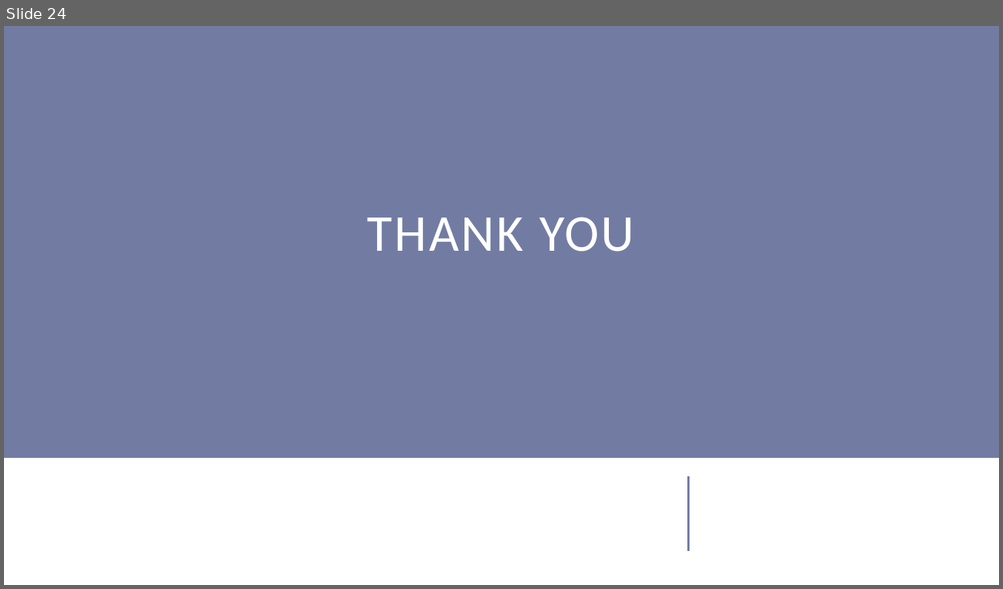
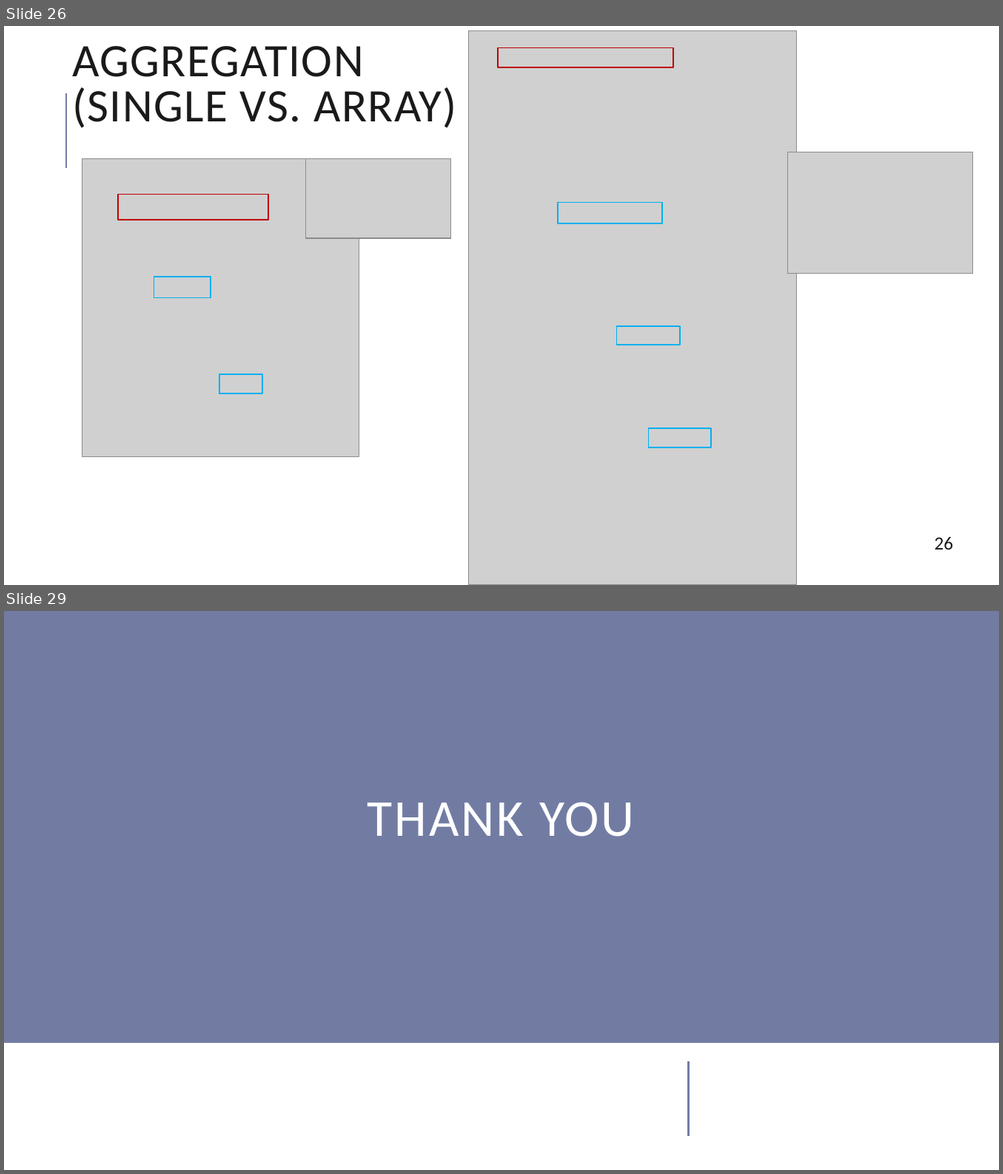
Before and after one commit to emaneng/mylegacy-oop-cpp, a slide deck: slides/1_Class Relations (Single & Arr Var).pptx. Shown one above the other, each under a label of ours: slide 24 before the commit, slides 26 and 29 after it; the slides between them are not shown. The pictures are 1003x589 and 1003x1174 pixels, drawn with LibreOffice and Linux fonts; fonts in the diff are those of the drawing; grey boxes stand for pictures. Boxes give left, top, right and bottom in pixels: in the first picture for what was removed or moved away, otherwise in the second. Text is boxed around its words. In the diff, an @@ line names an element or a change of style, - is before the commit and + after.

```diff
--- a/slides/1_Class Relations (Single & Arr Var).pptx
+++ b/slides/1_Class Relations (Single & Arr Var).pptx
@@ slide 26 added at (x1=4, y1=26, x2=999, y2=585), background #FFFFFF @@
@@ title added at (x1=72, y1=46, x2=457, y2=128), 45 pt, text #1A1A1A @@
+AGGREGATION
+(SINGLE VS. ARRAY)
@@ picture added at (x1=469, y1=31, x2=797, y2=585) @@
@@ rectangle added at (x1=498, y1=47, x2=673, y2=67), outline #C00000 1.25 pt @@
@@ line added from (66, 168) to (66, 93), #727CA3 1.5 pt @@
@@ picture added at (x1=788, y1=153, x2=973, y2=274) @@
@@ picture added at (x1=82, y1=159, x2=359, y2=458) @@
@@ picture added at (x1=306, y1=159, x2=452, y2=238) @@
@@ rectangle added at (x1=117, y1=195, x2=268, y2=220), outline #C00000 1.25 pt @@
@@ rectangle added at (x1=558, y1=203, x2=662, y2=224), outline #00B0F0 1.25 pt @@
@@ rectangle added at (x1=154, y1=278, x2=210, y2=298), outline #00B0F0 1.25 pt @@
@@ rectangle added at (x1=617, y1=326, x2=680, y2=345), outline #00B0F0 1.25 pt @@
@@ rectangle added at (x1=219, y1=375, x2=263, y2=393), outline #00B0F0 1.25 pt @@
@@ rectangle added at (x1=649, y1=429, x2=711, y2=448), outline #00B0F0 1.25 pt @@
@@ page number added at (x1=934, y1=537, x2=953, y2=550), 18 pt, text #1A1A1A @@
+26
@@ what was slide 24 is now slide 29 @@
```
Also in this commit, not shown: 4 slides changed, 5 other slides added, 1 slide removed, 6 other files.
